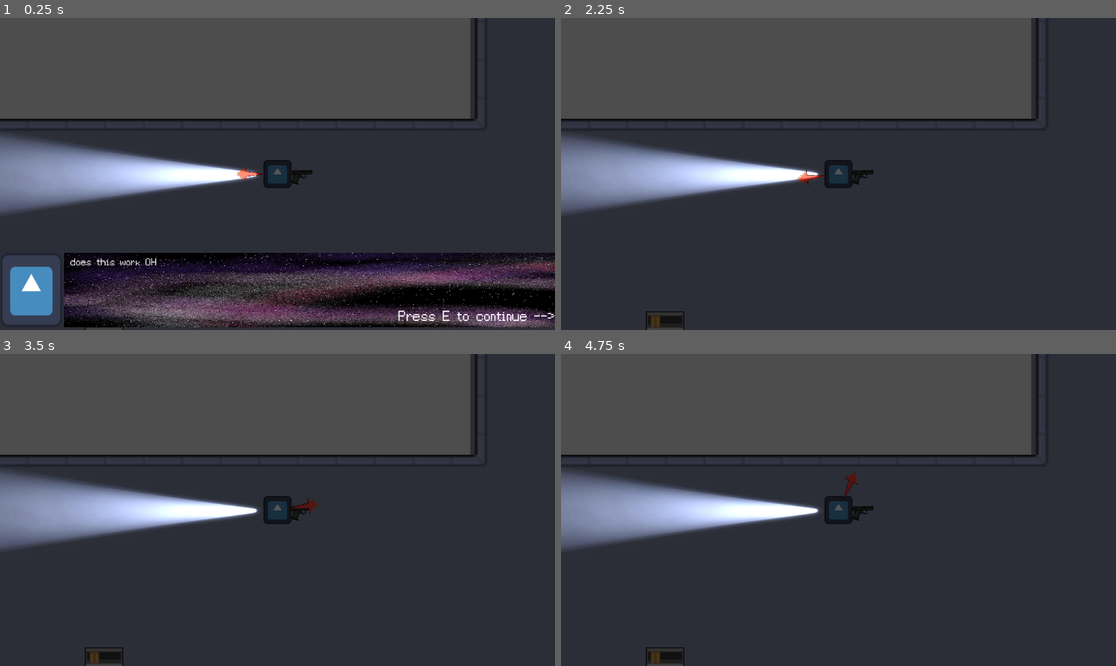
Above: before the commit, frames 1-4 (two rows, left to right).
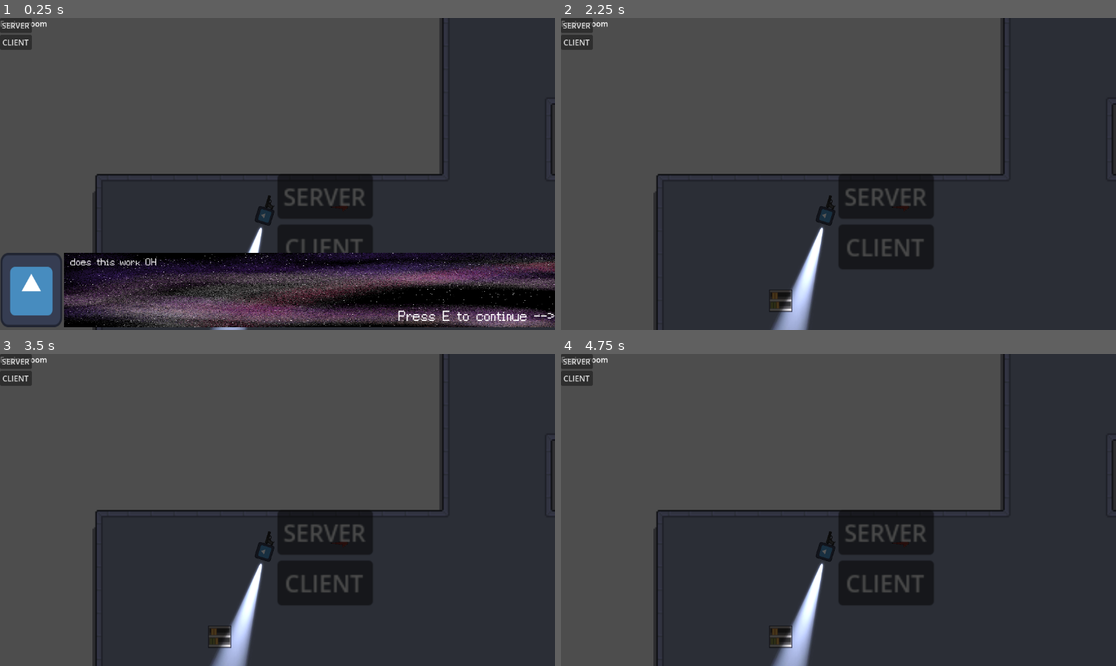
Above: after the commit, the same moments.

Repository: soligso-cpu/Station-F
Game: Godot game, scene res://Scenes/Levels/level_1.tscn
Same seed, same stepped clock (60 frames per second), same inputs: the game is played once before the commit and once after it. The engine's default icon, where the game draws it, is replaced by a stand-in: a white triangle on a blue panel in a dark square.
Inputs (mouse positions are in pixels of both pictures, inside the frame that each line leads up to):
- Up to frame 1 (0.25 s): no input
- Up to frame 2 (2.25 s): click (577, 24) at 0.5 s, where only the run after the commit has a clickable "SERVER"; click (577, 42) at 1.25 s, where only the run after the commit has a clickable "CLIENT"; tap E (Interact) at 2 s; move the mouse to (960, 158) at 2.02 s; hold Right from 2.03 s (still down); click (960, 158) at 2.1 s
- Up to frame 3 (3.5 s): tap Space (WallPush) at 2.3, 2.75, 2.85 s; move the mouse to (166, 525) at 2.77 s; release Right at 2.78 s; hold Down from 2.78 s (still down); click (166, 525) at 3.05 s
- Up to frame 4 (4.75 s): tap Enter at 3.5 s; move the mouse to (894, 441) at 3.52 s; release Down at 3.53 s; hold Right 3.53-4.28 s; tap E (Interact) at 3.6 s; click (894, 441) at 3.67 s; tap Space (WallPush) at 3.8, 4.25 s; move the mouse to (810, 572) at 4.27 s; hold Up from 4.28 s (still down); click (810, 572) at 4.35 s

The runs differ from the first frame. In frame 1, 25% of the frame differs, in the area x 0-100%, y 0-100%; in frame 2, 31%; in frame 3, 31%; in frame 4, 31%.
Error before the commit: Parse Error: Expected indented block after function declaration. (res://Scripts/Levels/level_1.gd:82)

Commit message:
ADDED MULTIPLAYER

Diff:
--- a/Scenes/Levels/level_1.tscn
+++ b/Scenes/Levels/level_1.tscn
@@ -5,10 +5,12 @@
 [ext_resource type="PackedScene" uid="uid://bjwmo0lwn23sp" path="res://Scenes/player.tscn" id="2_4dpyx"]
 [ext_resource type="Texture2D" uid="uid://cf2oa1oqde7mp" path="res://Assets/Background1.webp" id="2_5f3p6"]
 [ext_resource type="Texture2D" uid="uid://dud0b8lhk2hi6" path="res://Assets/TileSet v1.0.png" id="3_cyadu"]
-[ext_resource type="PackedScene" uid="uid://dtomanlm7u1g1" path="res://Scenes/player_ui.tscn" id="4_iixi8"]
 [ext_resource type="Texture2D" uid="uid://dd4w0sjlcunqr" path="res://Assets/apartmentA5demo.png" id="4_rb0md"]
 [ext_resource type="PackedScene" uid="uid://b32qpjj7nfvrk" path="res://Scenes/movement_arrow.tscn" id="6_xgxfi"]
-[ext_resource type="PackedScene" uid="uid://bfsp2c8ai0ync" path="res://Scenes/canvas_layer.tscn" id="7_jv26f"]
+[ext_resource type="PackedScene" uid="uid://c0mvik8yhj0cj" path="res://Scenes/multiplayer_ui.tscn" id="10_hwvp3"]
+[ext_resource type="Script" uid="uid://cbqqclj2bxffx" path="res://Scripts/camera_2d.gd" id="10_u5ghp"]
+[ext_resource type="Script" uid="uid://bjfoqb082yjjo" path="res://Scripts/multiplayer_spawner.gd" id="11_afv7b"]
+[ext_resource type="PackedScene" uid="uid://dmnph8f7kqqjy" path="res://Scenes/player_bullet.tscn" id="11_hwvp3"]
 
 [sub_resource type="TileSetAtlasSource" id="TileSetAtlasSource_4dpyx"]
 texture = ExtResource("1_tlcug")
@@ -610,6 +612,8 @@
 [node name="Level1" type="Node2D" unique_id=585502841]
 script = ExtResource("1_3mqfk")
 
+[node name="PlayerBullet" parent="." unique_id=2092041704 instance=ExtResource("11_hwvp3")]
+
 [node name="Sprite2D" type="Sprite2D" parent="." unique_id=754201808]
 visible = false
 position = Vector2(309, 273.99997)
@@ -637,14 +641,7 @@
 tile_set = SubResource("TileSet_jv26f")
 
 [node name="Player" parent="." unique_id=1165273323 instance=ExtResource("2_4dpyx")]
-position = Vector2(32, 23)
-
-[node name="Camera2D" type="Camera2D" parent="Player" unique_id=945278416]
-zoom = Vector2(5, 5)
-
-[node name="UIlayer" parent="Player" unique_id=514651991 instance=ExtResource("4_iixi8")]
-
-[node name="DialougueLayer" parent="Player" unique_id=126729632 instance=ExtResource("7_jv26f")]
+position = Vector2(-9, 29)
 
 [node name="Node2D2" parent="." unique_id=275785741 instance=ExtResource("6_xgxfi")]
 position = Vector2(32, 23)
@@ -711,5 +708,26 @@
 color = Color(1, 1, 1, 0.6666667)
 blend_mode = 1
 
-[connection signal="wall_break" from="." to="." method="_on_wall_break"]
+[node name="MultiplayerSpawner" type="MultiplayerSpawner" parent="." unique_id=1742814545]
+_spawnable_scenes = PackedStringArray("uid://bjwmo0lwn23sp")
+spawn_path = NodePath("..")
+script = ExtResource("11_afv7b")
+network_player = ExtResource("2_4dpyx")
+
+[node name="MultiplayerUI" parent="." unique_id=806208750 instance=ExtResource("10_hwvp3")]
+anchors_preset = 0
+anchor_right = 0.0
+anchor_bottom = 0.0
+offset_right = 0.0
+offset_bottom = 0.0
+grow_horizontal = 1
+grow_vertical = 1
+
+[node name="Camera2D" type="Camera2D" parent="." unique_id=393532007]
+zoom = Vector2(3, 3)
+script = ExtResource("10_u5ghp")
+
 [connection signal="player_shoot" from="Player" to="." method="_on_player_player_shoot"]
+[connection signal="player_shoot" from="Player" to="Node2D2" method="_on_player_player_shoot"]
+[connection signal="spawned" from="MultiplayerSpawner" to="." method="_on_multiplayer_spawner_spawned"]
+[connection signal="spawned" from="MultiplayerSpawner" to="MultiplayerSpawner" method="_on_spawned"]
--- a/Scenes/Levels/movement_arrow.gd
+++ b/Scenes/Levels/movement_arrow.gd
@@ -4,6 +4,8 @@
 var invert = 1
 const SPEED = 3
 var potential = 1
+const PLAYER_BULLET_SCENE = preload("res://Scenes/player_bullet.tscn")
+
 # Called when the node enters the scene tree for the first time.
 func _ready() -> void:
 	pass # Replace with function body.
@@ -11,12 +13,21 @@
 
 # Called every frame. 'delta' is the elapsed time since the previous frame.
 func _process(delta: float) -> void:
-	direction = global_position.direction_to(get_global_mouse_position())
-	potential = direction * -SPEED
+	#direction = global_position.direction_to(get_global_mouse_position())
+	#potential = direction * -SPEED
+#
+	#print(rotation)
+	#position = $"../Player".global_position
+	#if $"../Player".cling_state == true:
+		#rotation = global_position.direction_to(get_global_mouse_position()).angle()
+	#else:
+		#rotation = potential.angle()
+	pass
 
-	print(rotation)
-	position = $"../Player".global_position
-	if $"../Player".cling_state == true:
-		rotation = global_position.direction_to(get_global_mouse_position()).angle()
-	else:
-		rotation = potential.angle()
+
+func _on_player_player_shoot(player: CharacterBody2D, dir: Vector2) -> void:
+	print("HUHHHHHHHHHHH")
+	var bullet = PLAYER_BULLET_SCENE.instantiate()
+	$PlayerBullets.add_child(bullet)
+	bullet.global_position = player.global_position
+	bullet.direction = dir
--- a/Scenes/dialouge_box.gd
+++ b/Scenes/dialouge_box.gd
@@ -16,7 +16,7 @@
 
 # Called every frame. 'delta' is the elapsed time since the previous frame.
 func _process(delta: float) -> void:
-	print(current_room)
+	#print(current_room)
 
 
 	if room_changed == true:
--- /dev/null
+++ b/Scenes/multiplayer_ui.tscn
@@ -0,0 +1,32 @@
+[gd_scene format=3 uid="uid://c0mvik8yhj0cj"]
+
+[ext_resource type="Script" uid="uid://dq0uetq1umw81" path="res://multiplayer_ui.gd" id="1_mlj73"]
+
+[node name="MultiplayerUI" type="Control" unique_id=806208750]
+layout_mode = 3
+anchor_right = 0.061000004
+anchor_bottom = 0.11000001
+offset_right = -0.27200317
+offset_bottom = -0.2800064
+grow_horizontal = 2
+grow_vertical = 2
+script = ExtResource("1_mlj73")
+
+[node name="VBoxContainer" type="VBoxContainer" parent="." unique_id=11748547]
+layout_mode = 1
+anchors_preset = -1
+anchor_right = 0.029000001
+anchor_bottom = 0.051000003
+offset_right = 32.592
+offset_bottom = 32.952
+
+[node name="Server" type="Button" parent="VBoxContainer" unique_id=673373528]
+layout_mode = 2
+text = "SERVER"
+
+[node name="Client" type="Button" parent="VBoxContainer" unique_id=1921846885]
+layout_mode = 2
+text = "CLIENT"
+
+[connection signal="button_up" from="VBoxContainer/Server" to="." method="_on_server_button_up"]
+[connection signal="button_up" from="VBoxContainer/Client" to="." method="_on_client_button_up"]
--- a/Scenes/player.tscn
+++ b/Scenes/player.tscn
@@ -5,12 +5,23 @@
 [ext_resource type="Texture2D" uid="uid://b5ei2f4jgkfoo" path="res://Assets/flashlight.jpg" id="2_fkybt"]
 [ext_resource type="Texture2D" uid="uid://cexaqfug60si4" path="res://Assets/lighy.webp" id="3_6t5aa"]
 [ext_resource type="Texture2D" uid="uid://ddm5ck0nfkstv" path="res://Assets/PlayerGun(NoAnim).webp" id="5_fkybt"]
+[ext_resource type="PackedScene" uid="uid://dtomanlm7u1g1" path="res://Scenes/player_ui.tscn" id="6_x3wgy"]
+[ext_resource type="PackedScene" uid="uid://bfsp2c8ai0ync" path="res://Scenes/canvas_layer.tscn" id="7_3smsa"]
+[ext_resource type="PackedScene" uid="uid://c0mvik8yhj0cj" path="res://Scenes/multiplayer_ui.tscn" id="8_8erm5"]
 
 [sub_resource type="RectangleShape2D" id="RectangleShape2D_6t5aa"]
 size = Vector2(9.5, 9)
 
 [sub_resource type="RectangleShape2D" id="RectangleShape2D_vgqql"]
 size = Vector2(14, 13)
+
+[sub_resource type="SceneReplicationConfig" id="SceneReplicationConfig_fkybt"]
+properties/0/path = NodePath(".:position")
+properties/0/spawn = true
+properties/0/replication_mode = 1
+properties/1/path = NodePath(".:rotation")
+properties/1/spawn = true
+properties/1/replication_mode = 1
 
 [node name="Player" type="CharacterBody2D" unique_id=1165273323]
 collision_layer = 3
@@ -54,5 +65,14 @@
 shadow_color = Color(0, 0, 0, 1)
 texture = ExtResource("3_6t5aa")
 
+[node name="MultiplayerSynchronizer" type="MultiplayerSynchronizer" parent="." unique_id=2059720239]
+replication_config = SubResource("SceneReplicationConfig_fkybt")
+
+[node name="UIlayer" parent="." unique_id=514651991 instance=ExtResource("6_x3wgy")]
+
+[node name="DialougueLayer" parent="." unique_id=126729632 instance=ExtResource("7_3smsa")]
+
+[node name="MultiplayerUI" parent="DialougueLayer" unique_id=806208750 instance=ExtResource("8_8erm5")]
+
 [connection signal="timeout" from="CooldownTimer" to="." method="_on_cooldown_timer_timeout"]
 [connection signal="body_entered" from="Area2D" to="." method="_on_area_2d_body_entered"]
--- a/Scripts/Levels/level_1.gd
+++ b/Scripts/Levels/level_1.gd
@@ -33,6 +33,7 @@
 		#Run game-over function, make some explosions or sum
 
 func _on_player_player_shoot(player: CharacterBody2D, dir: Vector2) -> void:
+	print("HUHHHHHHHHHHH")
 	var bullet = PLAYER_BULLET_SCENE.instantiate()
 	$PlayerBullets.add_child(bullet)
 	bullet.global_position = player.global_position
@@ -80,3 +81,4 @@
 		print("welcome to the invinciblle hallway")
 
 func _room_collapse():
+	pass
--- a/Scripts/Player.gd
+++ b/Scripts/Player.gd
@@ -22,9 +22,16 @@
 }
 var cling_state = false
 
+
+func _enter_tree():
+	set_multiplayer_authority(name.to_int())
+
+
+
 func _physics_process(delta: float) -> void:
 
 	for Area2D in $Area2D.get_overlapping_areas():
+		if not is_multiplayer_authority(): return
 		if Area2D.name == "StartingRoom":
 			$"..".room = current_room.STARTING_ROOM
 		if Area2D.name == "Wing1":
@@ -43,10 +50,10 @@
 			$"..".room = current_room.LIVING_ROOM
 		if Area2D.name == "MeetingRoom":
 			$"..".room = current_room.MEETING_ROOM
-		if $DialougueLayer.current_room != $"..".room:
-			print("oioioioi")
-			$DialougueLayer.current_room = $"..".room
-			$DialougueLayer.room_changed = true
+		#if $DialougueLayer.current_room != $"..".room:
+		#	print("oioioioi")
+			#$DialougueLayer.current_room = $"..".room
+			#$DialougueLayer.room_changed = true
 
 
 	if Input.is_action_just_pressed("WallPush"):
@@ -55,7 +62,7 @@
 			print("wep wep")
 
 			direction = global_position.direction_to(get_global_mouse_position())
-			print(direction)
+			print(direction, cling_state)
 			velocity = direction * SPEED
 			$CooldownTimer.start()
 			cling_state = false
@@ -71,10 +78,12 @@
 		print("pew pew")
 
 		direction = global_position.direction_to(get_global_mouse_position())
-		print(direction)
+		print(direction, cling_state)
 		if cling_state == false:
 			velocity = direction * -SPEED
+
 			player_shoot.emit(self, direction)
+			print("signal ran")
 		else:
 			velocity = direction * SPEED
 
--- /dev/null
+++ b/Scripts/camera_2d.gd
@@ -0,0 +1,12 @@
+extends Camera2D
+
+var target: CharacterBody2D
+# Called when the node enters the scene tree for the first time.
+func _ready() -> void:
+	pass # Replace with function body.
+
+
+# Called every frame. 'delta' is the elapsed time since the previous frame.
+func _process(delta: float) -> void:
+	if target:
+		global_position = target.global_position
--- /dev/null
+++ b/Scripts/multiplayer_spawner.gd
@@ -0,0 +1,25 @@
+extends MultiplayerSpawner
+@export var network_player: PackedScene
+@onready var camera_2d: Camera2D = $"../Camera2D"
+# Called when the node enters the scene tree for the first time.
+func _ready() -> void:
+	multiplayer.peer_connected.connect(spawn_player)
+
+
+# Called every frame. 'delta' is the elapsed time since the previous frame.
+func _process(delta: float) -> void:
+	pass
+
+func spawn_player(id: int):
+	if not multiplayer.is_server(): return
+
+	var player: Node = network_player.instantiate()
+	player.name = str(id)
+
+	get_node(spawn_path).call_deferred('add_child', player)
+
+
+
+func _on_spawned(node: Node) -> void:
+	if node.is_multiplayer_authority():
+		camera_2d.target = node
--- /dev/null
+++ b/Scripts/network_handler.gd
@@ -0,0 +1,16 @@
+extends Node
+
+const IP_ADDRESS: String = 'localhost'
+const PORT: int = 65534
+var peer: ENetMultiplayerPeer
+
+# Called when the node enters the scene tree for the first time.
+func start_server() -> void:
+	peer = ENetMultiplayerPeer.new()
+	peer.create_server(PORT)
+	multiplayer.multiplayer_peer = peer
+# Called every frame. 'delta' is the elapsed time since the previous frame.
+func start_client() -> void:
+	peer = ENetMultiplayerPeer.new()
+	peer.create_client(IP_ADDRESS, PORT)
+	multiplayer.multiplayer_peer = peer
--- /dev/null
+++ b/multiplayer_ui.gd
@@ -0,0 +1,19 @@
+extends Control
+
+
+# Called when the node enters the scene tree for the first time.
+func _ready() -> void:
+	pass # Replace with function body.
+
+
+# Called every frame. 'delta' is the elapsed time since the previous frame.
+func _process(delta: float) -> void:
+	pass
+
+
+func _on_client_button_up() -> void:
+	NetworkHandler.start_client()
+
+
+func _on_server_button_up() -> void:
+	NetworkHandler.start_server()
--- a/project.godot
+++ b/project.godot
@@ -14,6 +14,10 @@
 run/main_scene="uid://d3sfu4av0d0uk"
 config/features=PackedStringArray("4.6", "Forward Plus")
 config/icon="res://icon.svg"
+
+[autoload]
+
+NetworkHandler="*uid://dw8xg3lyht2t5"
 
 [dotnet]
 
Not shown, added: Scripts/camera_2d.gd.uid
Not shown, added: Scripts/multiplayer_spawner.gd.uid
Not shown, added: Scripts/network_handler.gd.uid
Not shown, added: multiplayer_ui.gd.uid
Not shown, added: Scenes/Levels/level_1.tscn2077634564.tmp
